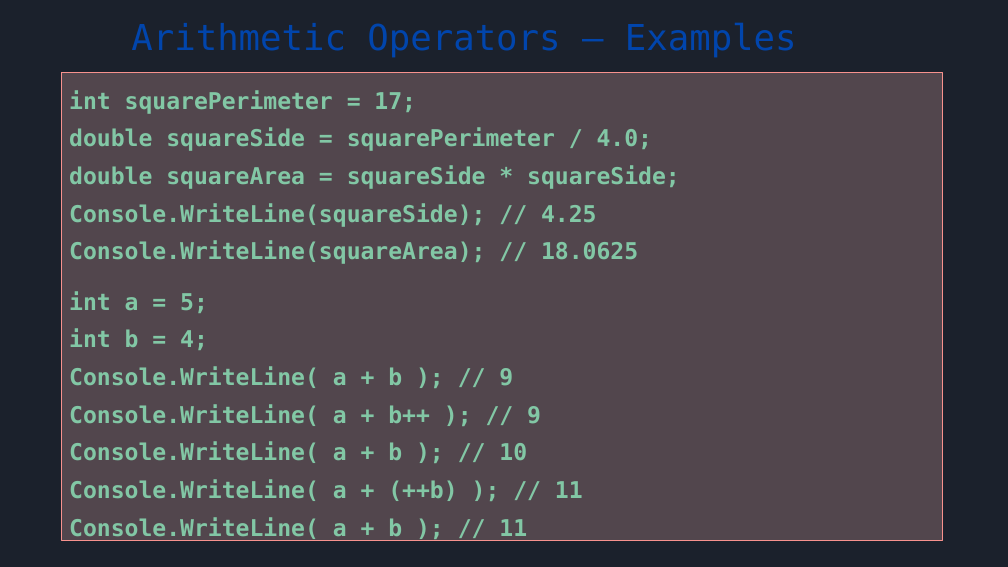
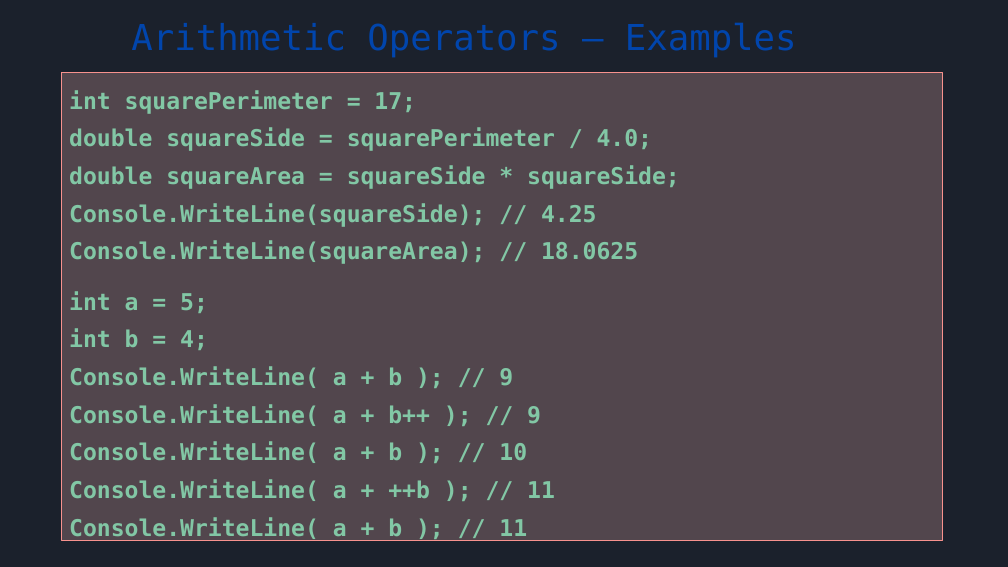
Before and after one commit to bulhard/Introduction-to-programming, a slide deck: slide 16 of Presentations/Lesson 02 Operators and Expressions.pptx. Drawn at 1008x567 pixels with LibreOffice and Linux fonts; fonts in the diff are those of the drawing. Boxes give left, top, right and bottom in pixels: in the first picture for what was removed or moved away, otherwise in the second. Text is boxed around its words. In the diff, an @@ line names an element or a change of style, - is before the commit and + after.

```diff
--- a/Presentations/Lesson 02 Operators and Expressions.pptx
+++ b/Presentations/Lesson 02 Operators and Expressions.pptx
@@ text in rectangle at box(69, 479, 555, 501): text changed @@
-Console.WriteLine( a + (++b) ); // 11
+Console.WriteLine( a + ++b ); // 11
```
Also in this commit, not shown: 5 other slides changed, 55 other files.
